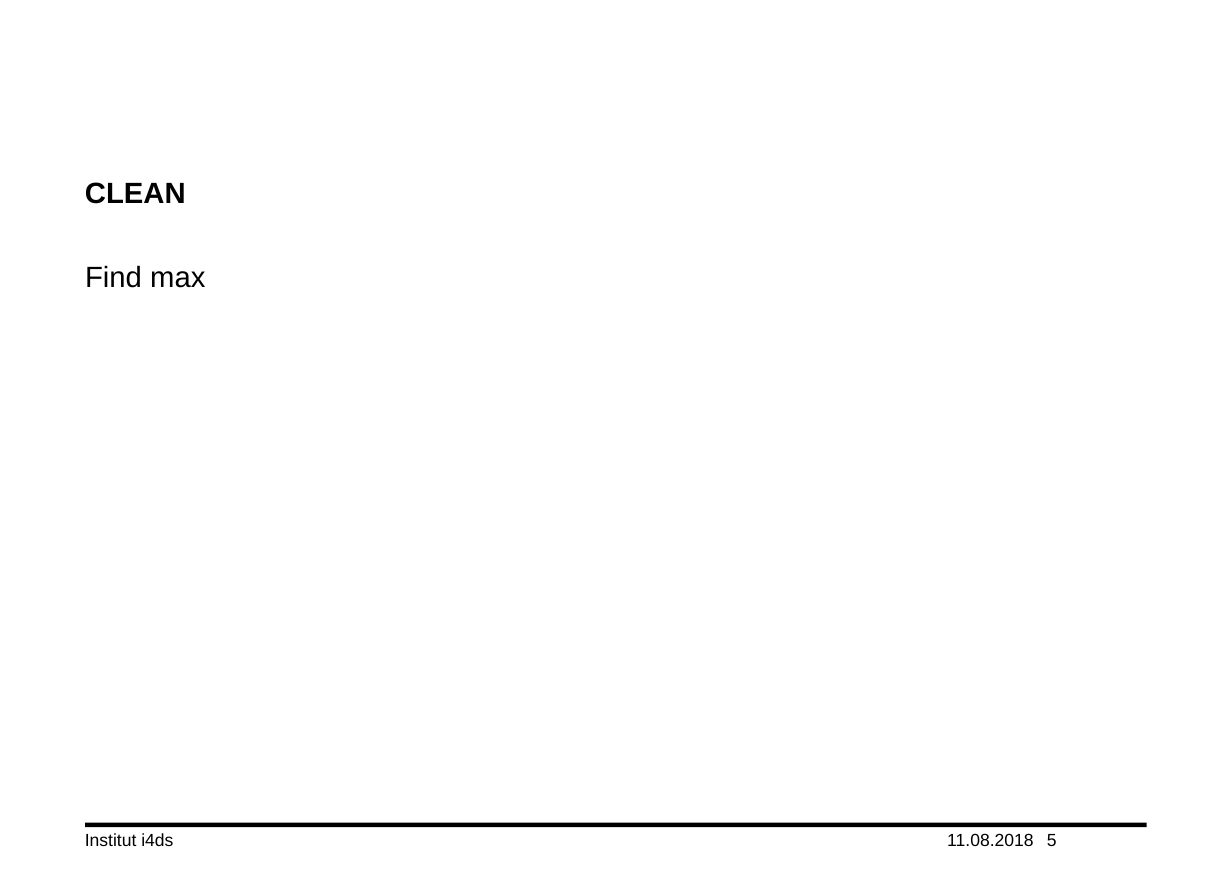
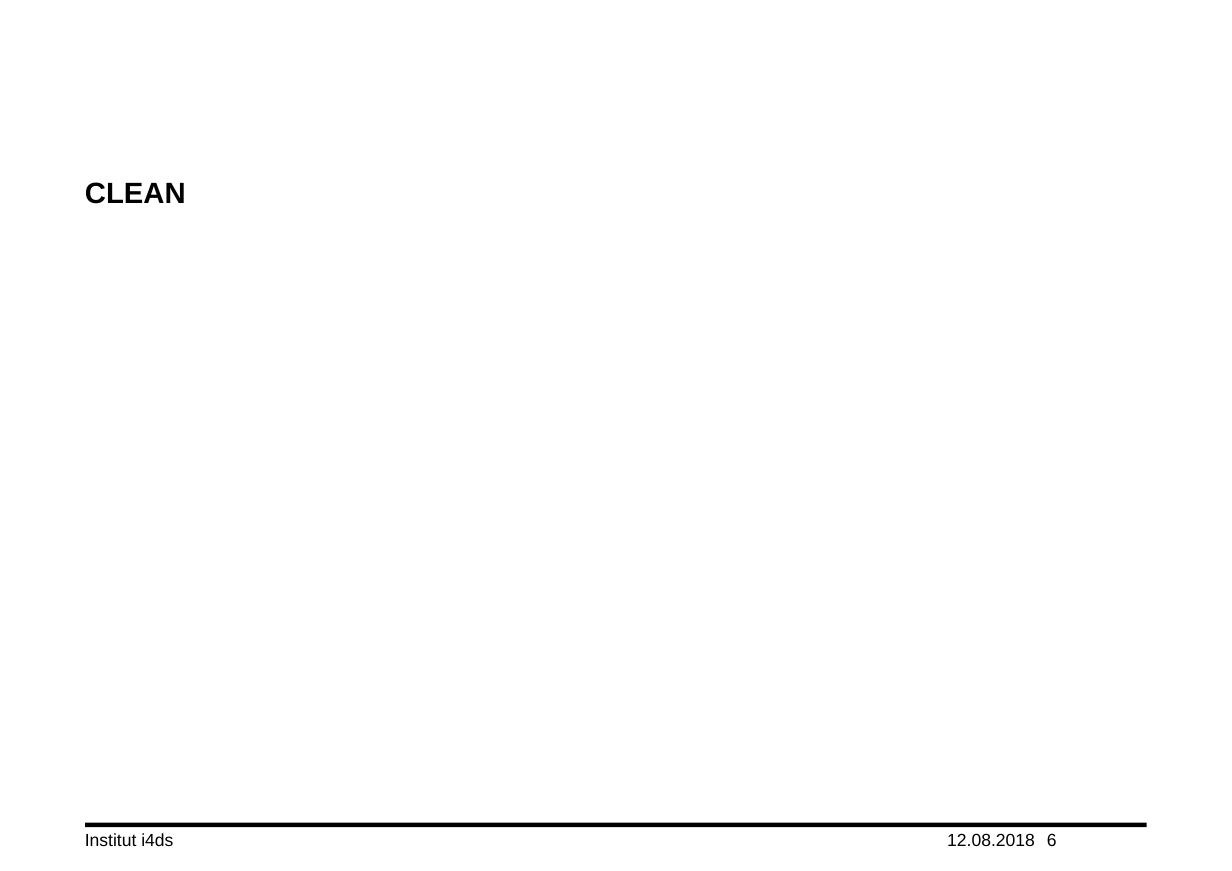
Before and after one commit to lord-blueberry/p7-doc, a slide deck: slide 6 of ppt/praes.pptx (slide 5 before the commit). Drawn at 1232x871 pixels with LibreOffice and Linux fonts; fonts in the diff are those of the drawing; background and template pictures are left out. Boxes give left, top, right and bottom in pixels: in the first picture for what was removed or moved away, otherwise in the second. Text is boxed around its words. In the diff, an @@ line names an element or a change of style, - is before the commit and + after.

```diff
--- a/ppt/praes.pptx
+++ b/ppt/praes.pptx
@@ text removed at box(85, 265, 205, 288) @@
-Find max
@@ text at box(947, 833, 1035, 846): text changed @@
-11.08.2018
+12.08.2018
```
Also in this commit, not shown: 20 other slides changed, 9 slides added, 49 other files.
